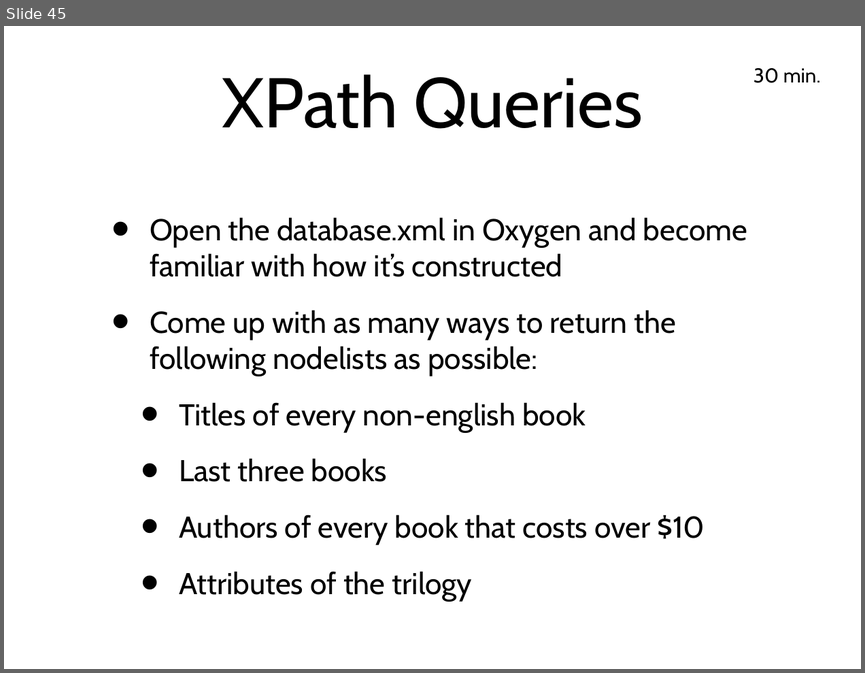
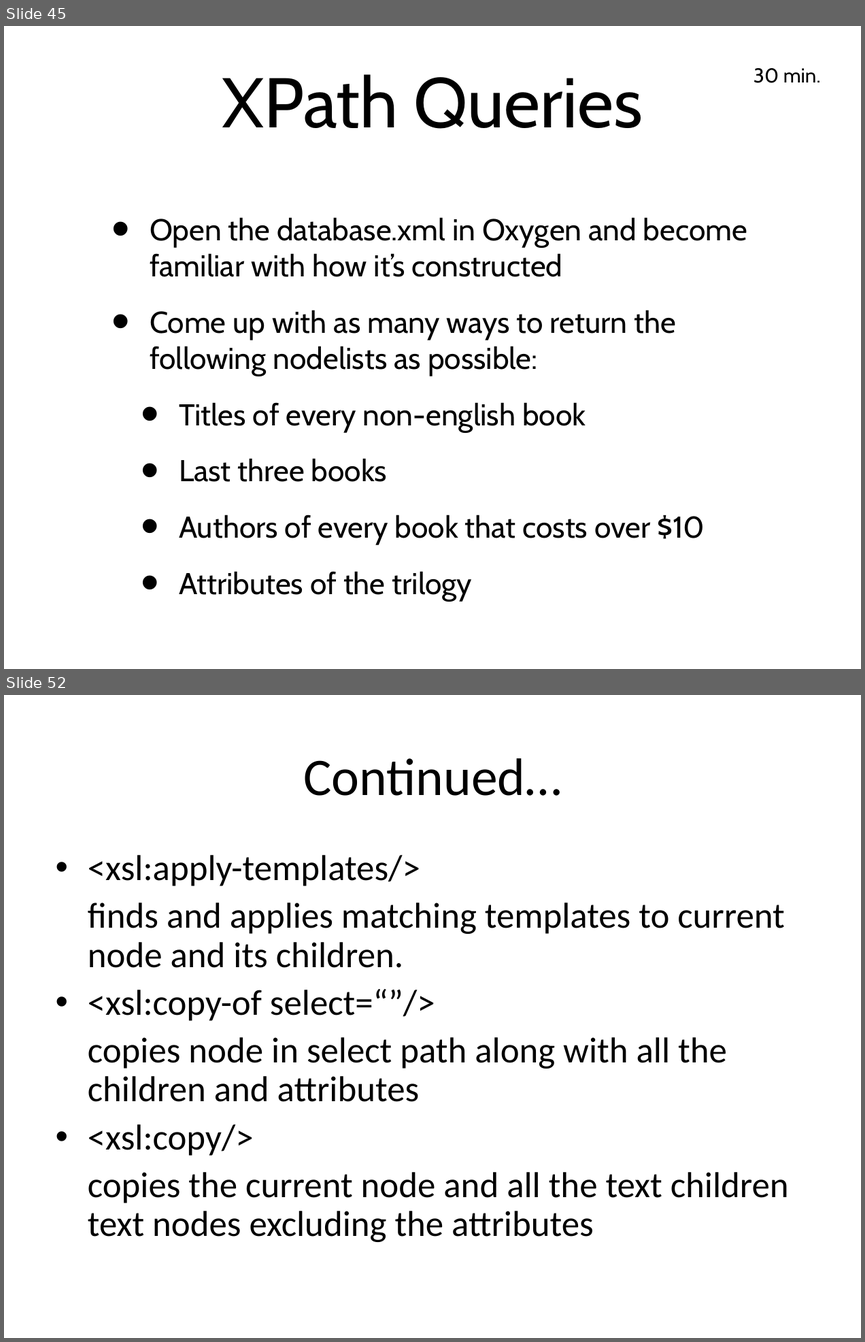
Before and after one commit to tathougies/zynx-se-bootcamp, a slide deck: xml/xml-schema-xpath.ppt. Shown one above the other, each under a label of ours: slide 45 before the commit, slides 45 and 52 after it; the slides between them are not shown. The pictures are 865x673 and 865x1342 pixels, drawn with LibreOffice and Linux fonts; fonts in the diff are those of the drawing. Boxes give left, top, right and bottom in pixels: in the first picture for what was removed or moved away, otherwise in the second. Text is boxed around its words. In the diff, an @@ line names an element or a change of style, - is before the commit and + after.

```diff
--- a/xml/xml-schema-xpath.ppt
+++ b/xml/xml-schema-xpath.ppt
@@ slide 52 added at box(4, 695, 861, 1338), background #FFFFFF @@
@@ title added at box(303, 758, 562, 796), 63 pt, text #000000 @@
+Continued…
@@ text added at box(88, 855, 789, 1242), 43 pt, text #000000 @@
+• <xsl:apply-templates/>
+finds and applies matching templates to current node and its children.
+• <xsl:copy-of select=“”/>
+copies node in select path along with all the children and attributes
+• <xsl:copy/>
+copies the current node and all the text children text nodes excluding the attributes
```
Also in this commit, not shown: 37 other slides added, 1 other file.
